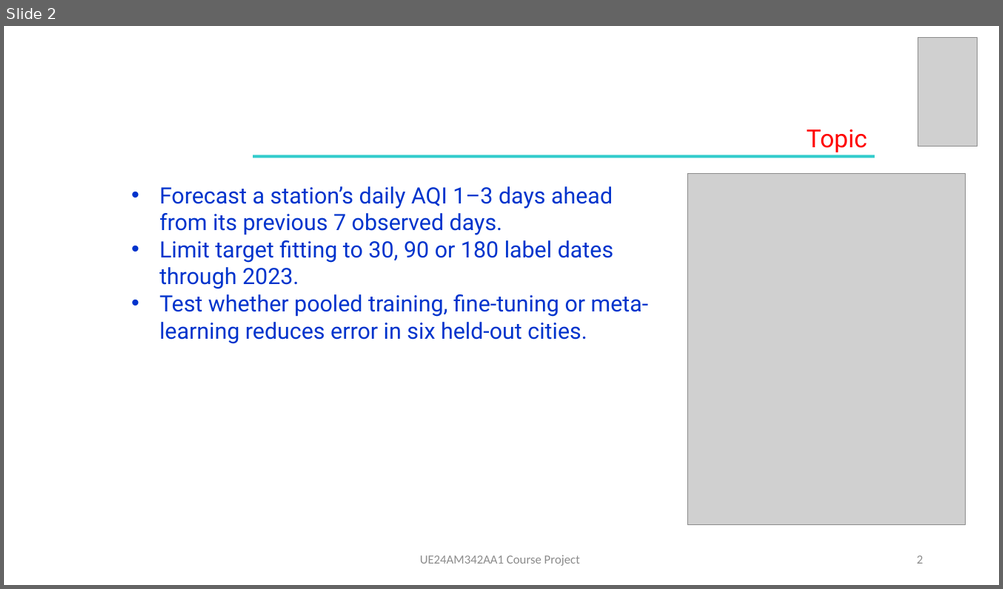
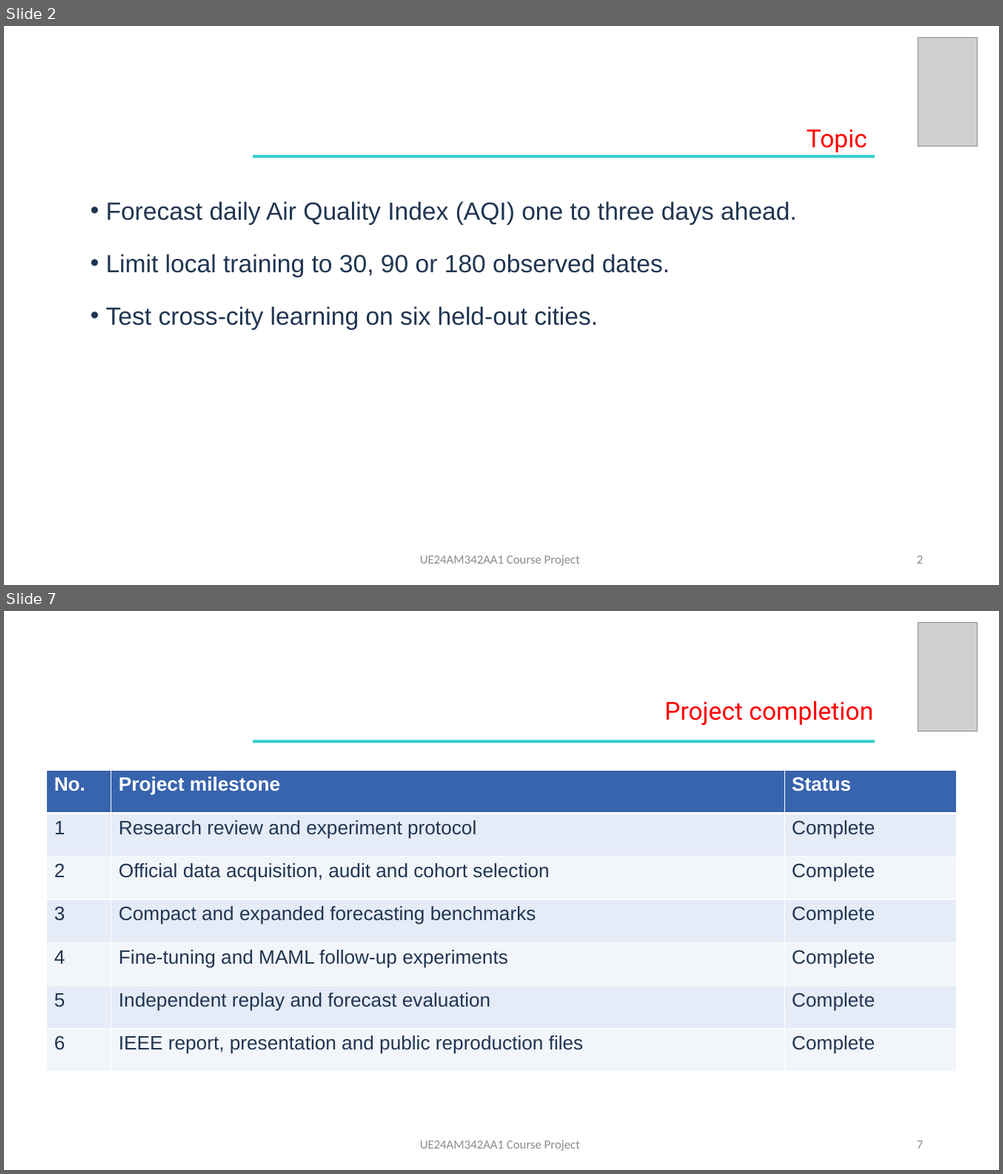
Before and after one commit to arjunsrikanthh/afml-course-project, a slide deck: slides/AFML_Final_Presentation.pptx. Shown one above the other, each under a label of ours: slide 2 before the commit, slides 2 and 7 after it; the slides between them are not shown. The pictures are 1003x589 and 1003x1174 pixels, drawn with LibreOffice and Linux fonts; fonts in the diff are those of the drawing; grey boxes stand for pictures. Boxes give left, top, right and bottom in pixels: in the first picture for what was removed or moved away, otherwise in the second. Text is boxed around its words. In the diff, an @@ line names an element or a change of style, - is before the commit and + after.

```diff
--- a/slides/AFML_Final_Presentation.pptx
+++ b/slides/AFML_Final_Presentation.pptx
@@ slide 7 added at [4, 611, 999, 1170], background #FFFFFF @@
@@ picture added at [918, 623, 978, 731] @@
@@ text added at [664, 701, 873, 725], 24 pt, text #FF0000 @@
+Project completion
@@ rectangle added at [253, 740, 874, 743], fill #33CCCC @@
@@ table added at [46, 771, 956, 1058], 7 rows, 3 columns @@
+No. | Project milestone | Status
+1 | Research review and experiment protocol | Complete
+2 | Official data acquisition, audit and cohort selection | Complete
+3 | Compact and expanded forecasting benchmarks | Complete
+4 | Fine-tuning and MAML follow-up experiments | Complete
+5 | Independent replay and forecast evaluation | Complete
+6 | IEEE report, presentation and public reproduction files | Complete
@@ text added at [420, 1140, 580, 1151], 12 pt, text #8C8C8C @@
+UE24AM342AA1 Course Project
@@ page number added at [916, 1141, 922, 1149], 12 pt, text #8C8C8C @@
+7
@@ slide 2 changed as well @@
@@ picture removed at [688, 174, 966, 526] @@
@@ text at [106, 201, 797, 330]: text changed; size 21.8 to 24 pt; font Roboto to Arial; text colour #0033CC to #203551 @@
-• Forecast a station’s daily AQI 1–3 days ahead from its previous 7 observed days.
-• Limit target fitting to 30, 90 or 180 label dates through 2023.
-• Test whether pooled training, fine-tuning or meta-learning reduces error in six held-out cities.
+• Forecast daily Air Quality Index (AQI) one to three days ahead.
+• Limit local training to 30, 90 or 180 observed dates.
+• Test cross-city learning on six held-out cities.
```
Also in this commit, not shown: 5 other slides changed, 7 other slides added, 6 slides removed, 35 other files.
